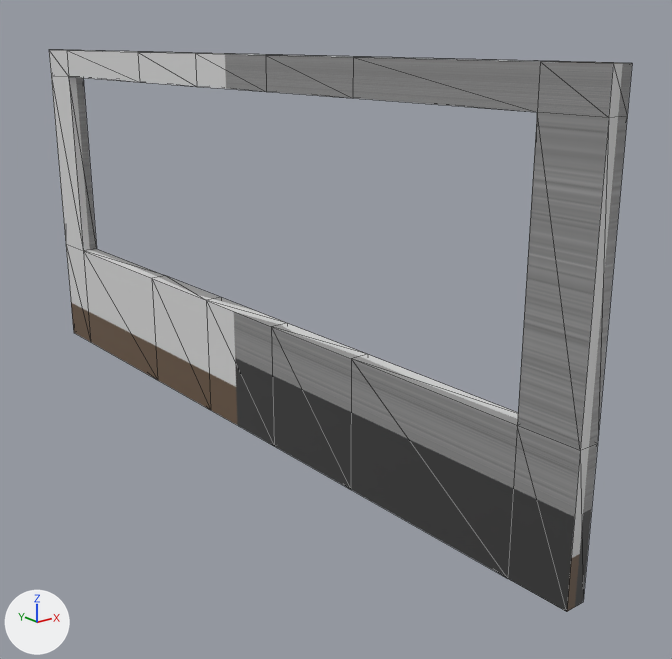
An edit to the glTF model legend/legend/assets/models/classroom_leftwall.glb, drawn before and after from the same camera.
Camera for both pictures: a 50 mm camera at (-519.0, -818.0, 215.0) aimed at (71.0, -81.0, -80.0). Arrows for +X, +Y and +Z are at lower left; the lights stay in place. Mesh edges are drawn as thin lines. Vertices at the same position are counted once.

Names of what the first picture shows: 'MadoKabe'.
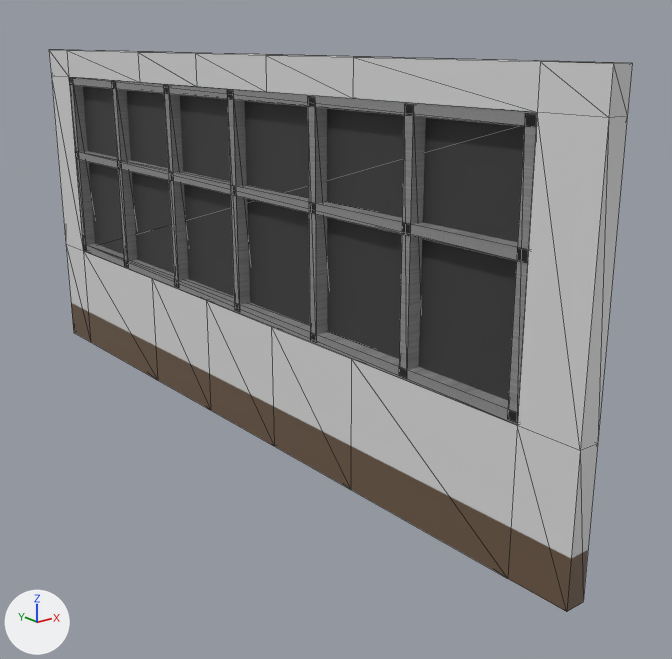
Changed parts and their boxes [x1, y1, x2, y2] in the pictures (672 x 659 px):
part 1 of me_madokabe, added
    after: [83, 244, 518, 425]
part 2 of me_madokabe, added
    after: [69, 77, 537, 127]
part 3 of me_madokabe, added
    after: [76, 151, 528, 263]
part 4 of me_madokabe, added
    after: [507, 114, 537, 422]
part 5 of me_madokabe, added
    after: [69, 78, 95, 251]
part 6 of me_madokabe, added
    after: [227, 90, 250, 312]
part 7 of me_madokabe, added
    after: [308, 97, 328, 343]
part 8 of me_madokabe, added
    after: [399, 104, 426, 379]
part 9 of me_madokabe, added
    after: [164, 86, 189, 286]
part 10 of me_madokabe, added
    after: [112, 82, 137, 266]
part 11 of me_madokabe, added (black)
    after: [83, 86, 525, 400]
part 12 of me_madokabe, surface changed
    both: [66, 53, 632, 612]

Patch to the scene script:
```diff
--- a/legend/legend/assets/models/classroom_leftwall.glb.py
+++ b/legend/legend/assets/models/classroom_leftwall.glb.py
@@ me_madokabe @@
 # used by ob_madokabe; location = (0.0, 0.0, 0.0)
 # verts and faces of me_madokabe; kept vertices keep their numbers, new ones are numbered from 64
-me_madokabe.from_pydata(...)  # 64 vertices, 128 faces; spans x 0.0..20.0, y -450.0..450.0, z -200.0..200.0
+me_madokabe.from_pydata(...)  # 148 vertices, 250 faces; spans x 0.0..20.0, y -450.0..450.0, z -200.0..200.0
+# me_madokabe part 1: a new loose piece, a box spanning x 0.0..20.0, y -391.0..391.0, z -67.0..-57.0, in mat_yuka (picture img_image_0)
+# me_madokabe part 2: a new loose piece, a box spanning x 0.0..20.0, y -391.0..391.0, z 156.0..166.0, in mat_yuka (picture img_image_0)
+# me_madokabe part 3: a new loose piece, a box spanning x 0.0..20.0, y -391.0..391.0, z 60.0..70.0, in mat_yuka (picture img_image_0)
+# me_madokabe part 4: a new loose piece, a box spanning x 0.0..20.0, y -391.0..-381.0, z -65.0..165.0, in mat_yuka (picture img_image_0)
+# me_madokabe part 5: a new loose piece, a box spanning x 0.0..20.0, y 381.0..391.0, z -65.0..165.0, in mat_yuka (picture img_image_0)
+# me_madokabe part 6: a new loose piece, a box spanning x 0.0..20.0, y -5.0..5.0, z -65.0..165.0, in mat_yuka (picture img_image_0)
+# me_madokabe part 7: a new loose piece, a box spanning x 0.0..20.0, y -140.0..-130.0, z -65.0..165.0, in mat_yuka (picture img_image_0)
+# me_madokabe part 8: a new loose piece, a box spanning x 0.0..20.0, y -268.0..-258.0, z -65.0..165.0, in mat_yuka (picture img_image_0)
+# me_madokabe part 9: a new loose piece, a box spanning x 0.0..20.0, y 126.0..136.0, z -65.0..165.0, in mat_yuka (picture img_image_0)
+# me_madokabe part 10: a new loose piece, a box spanning x 0.0..20.0, y 255.0..265.0, z -65.0..165.0, in mat_yuka (picture img_image_0)
+# me_madokabe part 11
+verts[64] = (14.0, 400.0, -65.0)
+verts[65] = (14.0, -400.0, -65.0)
+verts[66] = (14.0, -400.0, 165.0)
+verts[67] = (14.0, 400.0, 165.0)
+faces += [(64, 66, 65), (64, 67, 66)]
+# me_madokabe part 12: 128 kept faces spanning x 0.0..20.0, y -450.0..450.0, z -200.0..200.0 get new texture (UV) coordinates
 me_madokabe.materials.append(mat_yuka)
```
